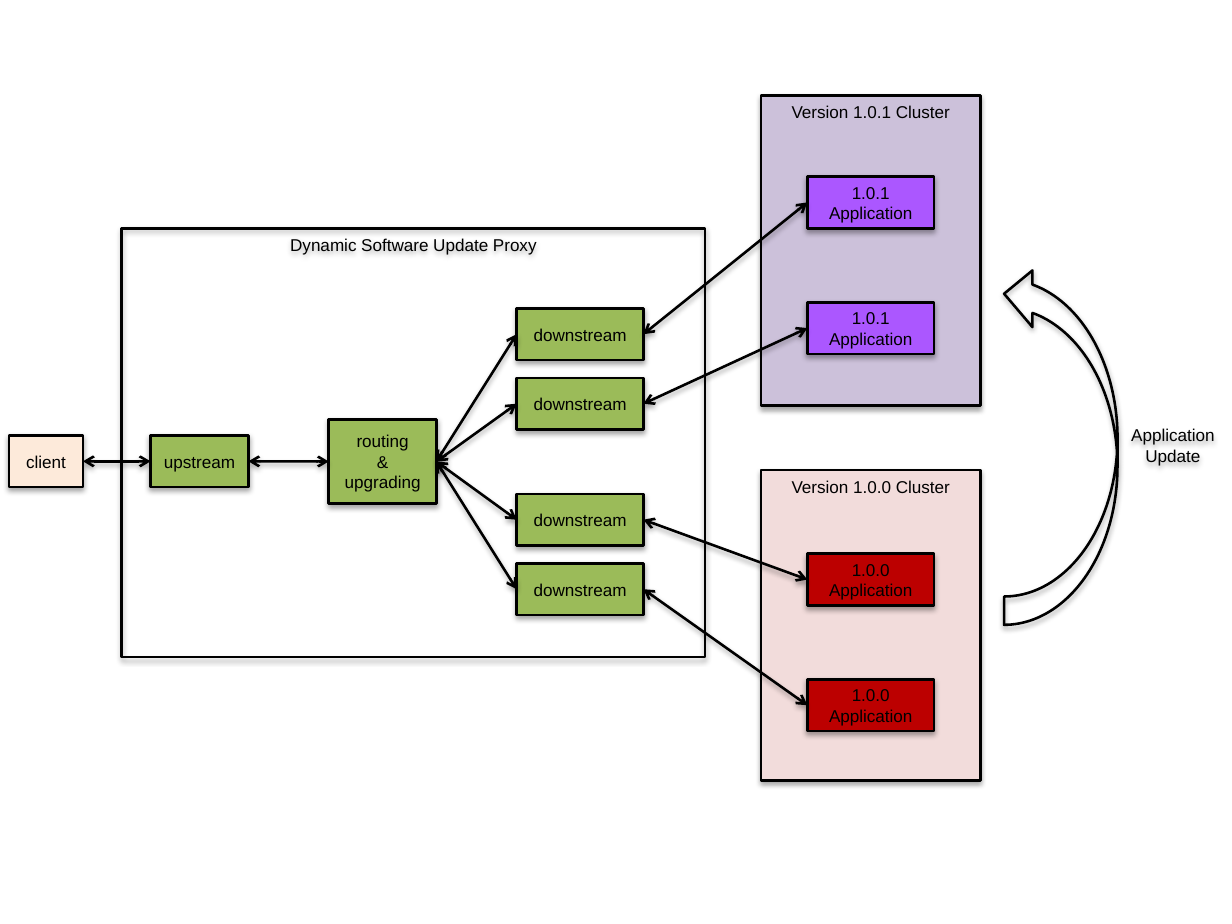
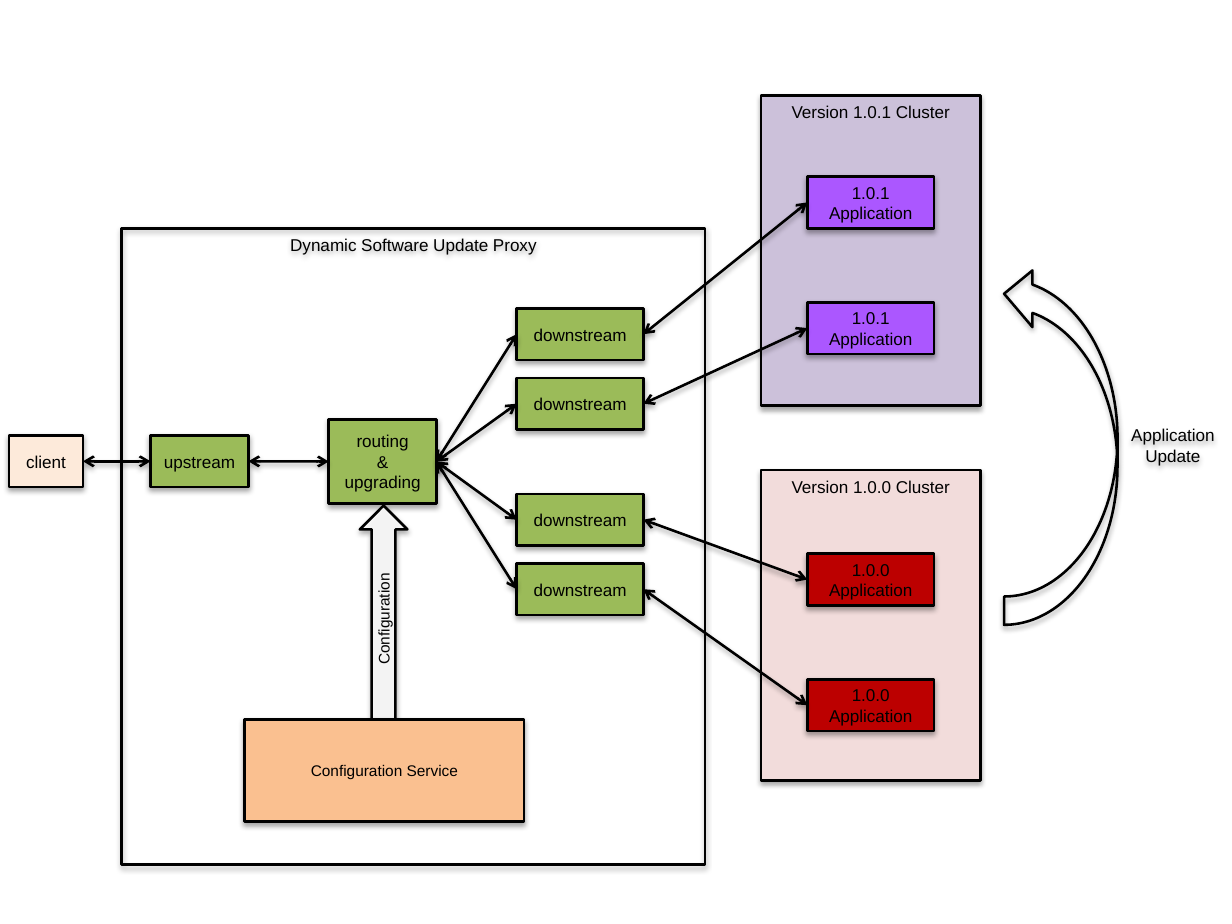
Before and after one commit to samirabloom/dynamic-software-update, a slide deck: slide 1 of report/overview_diagrams_31_Aug_23_13.pptx. Drawn at 1232x924 pixels with LibreOffice and Linux fonts; fonts in the diff are those of the drawing. Boxes give left, top, right and bottom in pixels: in the first picture for what was removed or moved away, otherwise in the second. Text is boxed around its words. In the diff, an @@ line names an element or a change of style, - is before the commit and + after.

```diff
--- a/report/overview_diagrams_31_Aug_23_13.pptx
+++ b/report/overview_diagrams_31_Aug_23_13.pptx
@@ rectangle "Dynamic Software Update Proxy": place and size @@
-rectangle "Dynamic Software Update Proxy" at box(122, 228, 705, 657)
+rectangle "Dynamic Software Update Proxy" at box(122, 228, 705, 864)
@@ right arrow added at box(360, 505, 408, 721), fill #FFFFFF at 85% opacity, outline #000000 1.5 pt, 9 pt, text #000000 @@
+Configuration
@@ rectangle added at box(245, 719, 525, 822), fill #FAC090, outline #000000 1.5 pt, 9 pt, text #000000 @@
+Configuration Service
```
Also in this commit, not shown: 1 other file.
